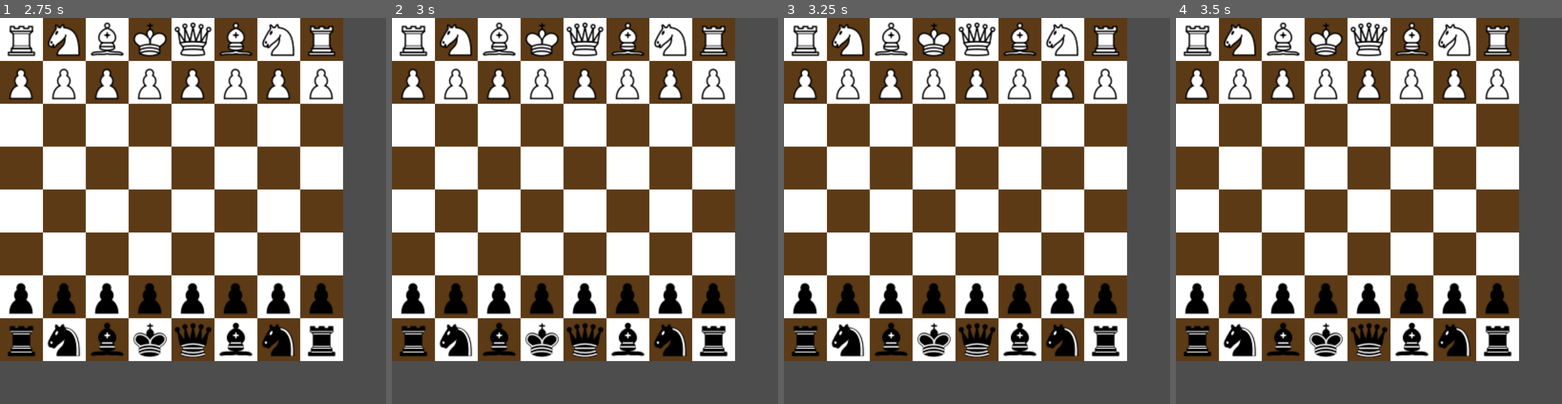
Above: before the commit, frames 1-4 (left to right).
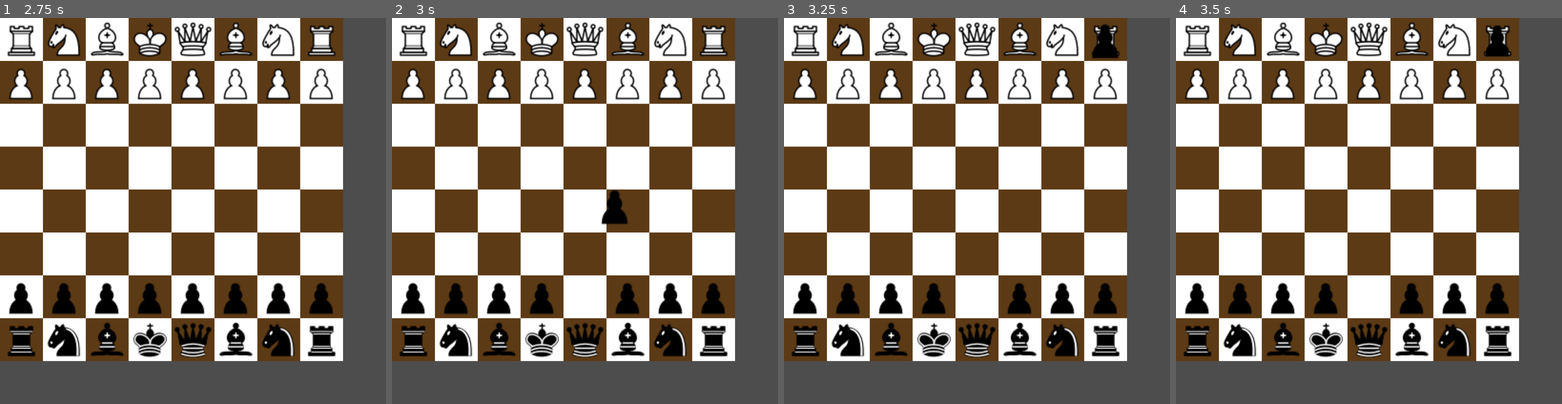
Above: after the commit, the same moments.

Repository: telamonian/chess_2d
Game: Godot game, scene res://board_2d.tscn
The game is run twice, just before and just after one commit, with the same random seed, the same clock (stepped at 60 frames per second) and the same inputs.
Inputs (mouse positions are in pixels of both pictures, inside the frame that each line leads up to):
- Up to frame 1 (2.75 s): tap Enter at 0.5, 2 s; move the mouse to (277, 191) at 0.52 s; click (277, 191) at 0.67 s; tap Space at 1.25 s; drag from (115, 230) to (23, 41) at 1.27 s; move the mouse to (231, 126) at 2.02 s; click (231, 126) at 2.17 s
- Up to frame 2 (3 s): tap Space at 2.75 s; drag from (565, 288) to (712, 41) at 2.77 s
- Up to frame 3 (3.25 s): no input
- Up to frame 4 (3.5 s): no input

Frame 1 is identical in both runs. In frame 2, 0.7% of the frame differs, in the area x 46-62%, y 44-77%; in frame 3, 0.7%; in frame 4, 0.7%.

Commit message:
pieces now drag and drop; still no actual rules

Diff:
--- a/board_2d.tscn
+++ b/board_2d.tscn
@@ -42,3 +42,5 @@
 
 [node name="Piece_Manager" type="Node2D" parent="."]
 script = ExtResource("5_om8fv")
+
+[connection signal="piece_drag_ended" from="Piece_Manager" to="Piece_Manager" method="_on_piece_drag_ended"]
--- a/piece_2d.gd
+++ b/piece_2d.gd
@@ -1,18 +1,24 @@
 extends Area2D
+class_name Piece2D
 
 @onready var sprite = $piece_sprite
 
 var color: Enum.Pcolor
 var type: Enum.Ptype
 var grid_position: Vector2i
+var old_scale: Vector2
 
-func setup(c: Enum.Pcolor, t: Enum.Ptype, grid_pos: Vector2i, pos: Vector2):
+var is_dragged: bool = false
+
+func setup(c: Enum.Pcolor, t: Enum.Ptype, grid_pos: Vector2i):
   color = c
   type = t
   grid_position = grid_pos
 
+  old_scale = scale
+
   sprite.setup(color, type)
-  position = pos
+  position = get_parent().board.grid_to_local(grid_pos)
 
 # Called when the node enters the scene tree for the first time.
 func _ready() -> void:
@@ -21,4 +27,22 @@
 
 # Called every frame. 'delta' is the elapsed time since the previous frame.
 func _process(delta: float) -> void:
-  pass
+  if is_dragged:
+    position = get_global_mouse_position()
+
+
+func _on_input_event(viewport: Node, event: InputEvent, shape_idx: int) -> void:
+  if event is InputEventMouseButton and event.button_index == MOUSE_BUTTON_LEFT:
+    if event.pressed:
+      start_drag()
+    elif is_dragged:
+      end_drag()
+
+func start_drag():
+  is_dragged = true
+  scale = Vector2(old_scale.x * 1.1, old_scale.y * 1.1)
+
+func end_drag():
+  scale = Vector2(old_scale)
+  is_dragged = false
+  get_parent().piece_drag_ended.emit(self)
--- a/piece_2d.tscn
+++ b/piece_2d.tscn
@@ -23,3 +23,5 @@
 region_rect = Rect2(0, 0, 45, 45)
 region_filter_clip_enabled = true
 script = ExtResource("3_8aoqx")
+
+[connection signal="input_event" from="." to="." method="_on_input_event"]
--- a/piece_manager.gd
+++ b/piece_manager.gd
@@ -1,4 +1,6 @@
 extends Node2D
+
+signal piece_drag_ended(piece: Piece2D)
 
 const PIECE_SCENE = preload("res://piece_2d.tscn")
 var pieces = {}
@@ -9,8 +11,7 @@
   var piece = PIECE_SCENE.instantiate()
   add_child(piece)
 
-  var pos = board.grid_to_local(grid_pos)
-  piece.setup(color, type, grid_pos, pos)
+  piece.setup(color, type, grid_pos)
 
   pieces[grid_pos] = piece
 
@@ -27,3 +28,16 @@
 # Called every frame. 'delta' is the elapsed time since the previous frame.
 func _process(delta: float) -> void:
   pass
+
+
+func _on_piece_drag_ended(piece: Piece2D) -> void:
+  var color = piece.color
+  var type = piece.type
+  var grid_pos = piece.grid_position
+  var pos = piece.position
+
+  pieces.erase(grid_pos)
+  remove_child(piece)
+
+  var new_grid_pos = board.global_to_grid(pos)
+  spawn_piece(color, type, new_grid_pos)
